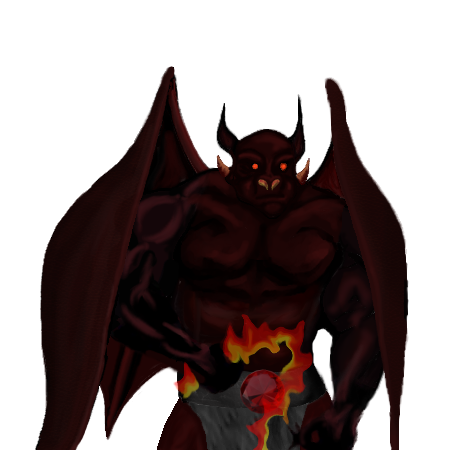
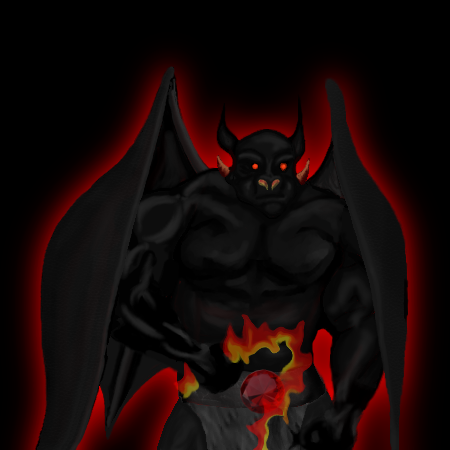
Two versions of the same layered image (450px x 450px). Layer-by-layer changes:
painted on "wings foreground" over [37, 66, 409, 450]
painted on "ears" over [218, 122, 304, 161]
painted on "head" over [223, 128, 307, 220]
painted on "hands" over [177, 205, 396, 450]
painted on "right arm" over [105, 171, 264, 395]
painted on "chest" over [165, 167, 354, 376]
painted on "legs" over [157, 389, 342, 450]
painted on "wing background" over [99, 78, 351, 441]
added layer "glow" above "merged" over [0, 32, 450, 450]
added layer "black bg" over [0, 0, 450, 450]
